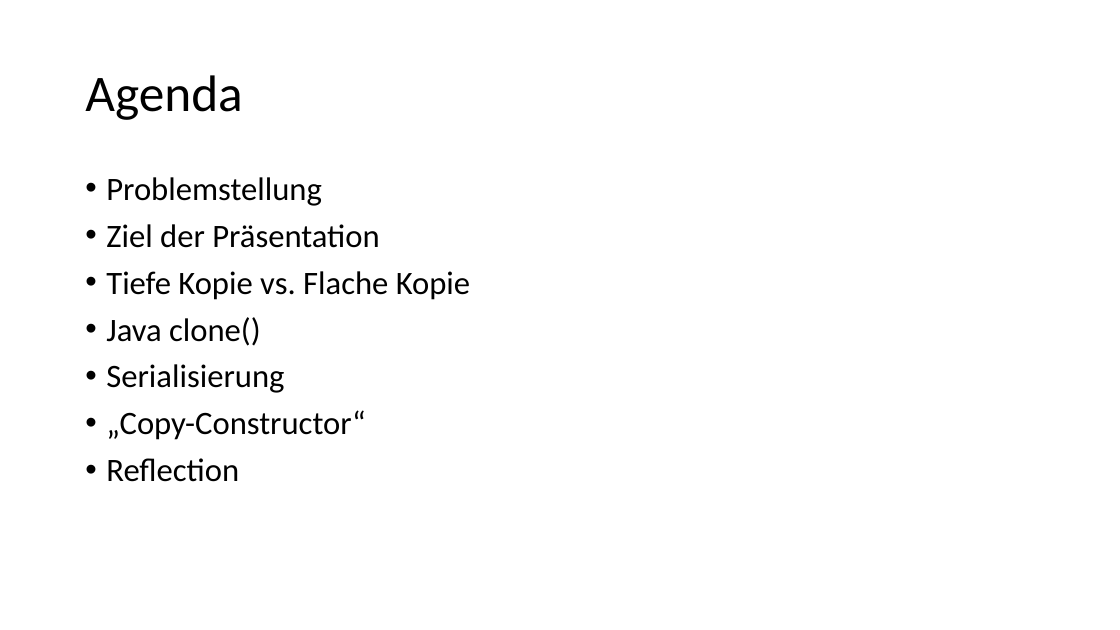
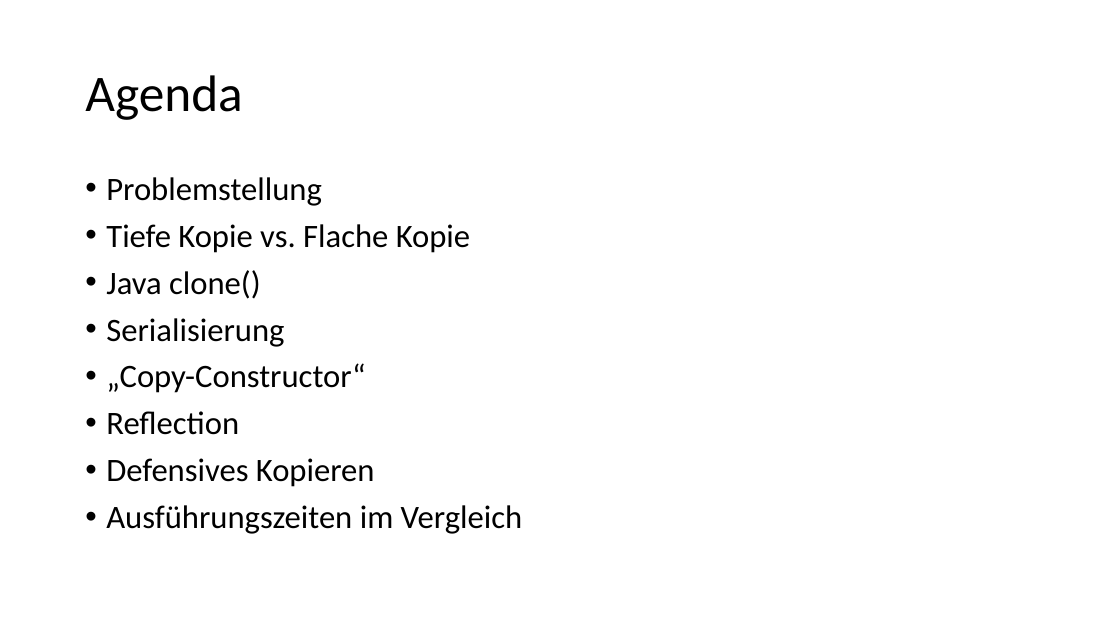
Before and after one commit to doubleSlashde/brownbagLunchCloneObjectsInJava, a slide deck: slide 2 of Klonen von Objekten in Java.pptx. Drawn at 1120x630 pixels with LibreOffice and Linux fonts; fonts in the diff are those of the drawing. Boxes give left, top, right and bottom in pixels: in the first picture for what was removed or moved away, otherwise in the second. Text is boxed around its words. In the diff, an @@ line names an element or a change of style, - is before the commit and + after.

```diff
--- a/Klonen von Objekten in Java.pptx
+++ b/Klonen von Objekten in Java.pptx
@@ text at [106, 224, 379, 248]: paragraph removed @@
-• Ziel der Präsentation
@@ text at [106, 458, 523, 534]: paragraphs added @@
+• Defensives Kopieren
+• Ausführungszeiten im Vergleich
```
Also in this commit, not shown: 1 other slide changed, 6 slides added, 1 slide removed, 3 other files.
